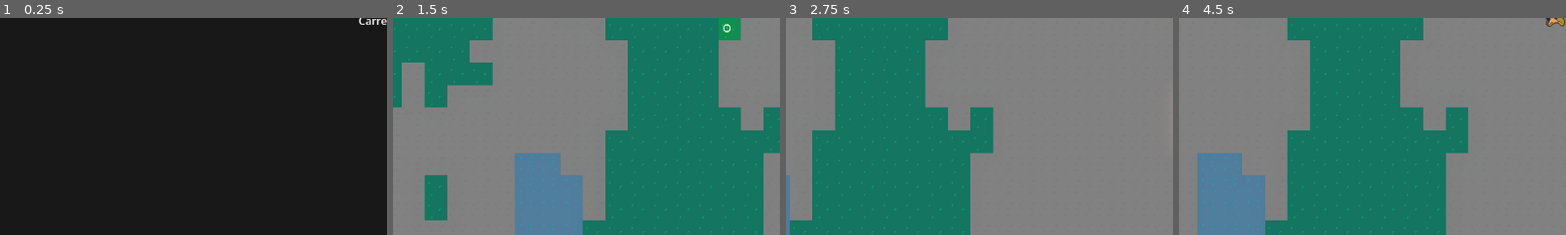
Above: before the commit, frames 1-4 (left to right).
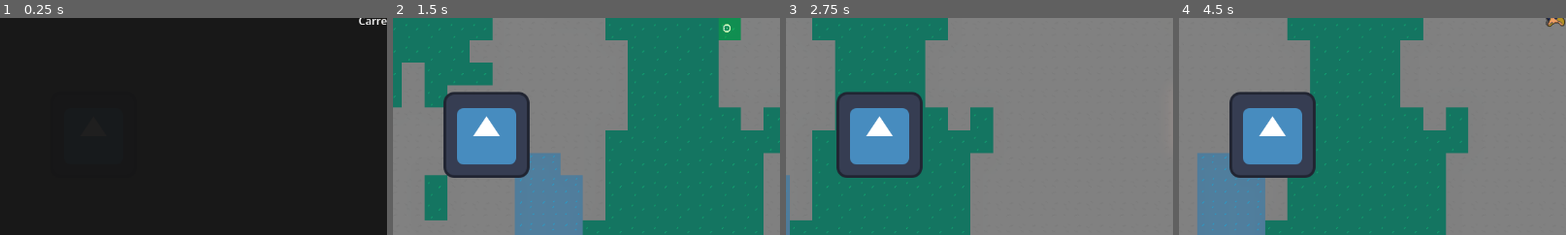
Above: after the commit, the same moments.

Repository: christianfelipesf/Factolyth
Game: Godot game, scene res://scenes/mundo.tscn
Same seed, same stepped clock (60 frames per second), same inputs: the game is played once before the commit and once after it. The engine's default icon, where the game draws it, is replaced by a stand-in: a white triangle on a blue panel in a dark square.
Inputs (mouse positions are % of the whole screen's width and height, from its top left):
- Up to frame 1 (0.25 s): no input
- Up to frame 2 (1.5 s): move the mouse to (72, 45) at 0.52 s; press the mouse at (72, 45) at 0.53 s; hold D (move_right) 0.53-1.25 s; release the mouse at (72, 45) at 1.25 s; drag from (30, 55) to (72, 47) at 1.27 s
- Up to frame 3 (2.75 s): move the mouse to (60, 28) at 2.02 s; hold D (move_right) from 2.03 s (still down); hold Right mouse button (remover_objeto) from 2.03 s (still down); click (60, 28) at 2.17 s
- Up to frame 4 (4.5 s): release D (move_right) at 2.75 s; release Right mouse button (remover_objeto) at 2.75 s; drag from (45, 70) to (20, 35) at 2.77 s; move the mouse to (80, 65) at 3.52 s; press the mouse at (80, 65) at 3.53 s; hold A (move_left) 3.53-4.25 s; release the mouse at (80, 65) at 4.25 s; drag from (20, 35) to (80, 63) at 4.27 s
The pictures show only the part of the screen within x 0-50%, y 50-100%; the shares and areas given below are measured in that part.

The runs differ from the first frame. In frame 2, 8.7% of the frame differs, in the area x 13-36%, y 33-74%; in frame 3, 8.7%; in frame 4, 8.8%.

Commit message:
mouse suport
mouse suport

Diff:
--- a/project.godot
+++ b/project.godot
@@ -99,6 +99,10 @@
 ]
 }
 
+[input_devices]
+
+pointing/emulate_touch_from_mouse=true
+
 [physics]
 
 3d/physics_engine="Jolt Physics"
--- a/scenes/jogador.tscn
+++ b/scenes/jogador.tscn
@@ -23,9 +23,7 @@
 [sub_resource type="CircleShape2D" id="CircleShape2D_lj65x"]
 radius = 13.0
 
-[node name="Jogador" type="Node2D" unique_id=1832973260]
-
-[node name="player" type="CharacterBody2D" parent="." unique_id=1088754334]
+[node name="player" type="CharacterBody2D" unique_id=1088754334]
 z_index = 10
 collision_layer = 2
 collision_mask = 0
@@ -34,29 +32,29 @@
 MAX_ZOOM = 1.4
 ZOOM_STEP = 0.5
 
-[node name="Sprite2D" type="Sprite2D" parent="player" unique_id=101199477]
+[node name="Sprite2D" type="Sprite2D" parent="." unique_id=101199477]
 material = SubResource("ShaderMaterial_lj65x")
 rotation = 1.5707964
 texture = ExtResource("1_vwxko")
 vframes = 2
 
-[node name="CollisionShape2D" type="CollisionShape2D" parent="player" unique_id=1700214607]
+[node name="CollisionShape2D" type="CollisionShape2D" parent="." unique_id=1700214607]
 shape = SubResource("CircleShape2D_uahlj")
 
-[node name="Camera2D" type="Camera2D" parent="player" unique_id=1239451589]
+[node name="Camera2D" type="Camera2D" parent="." unique_id=1239451589]
 position_smoothing_enabled = true
 position_smoothing_speed = 8.0
 
-[node name="Marker2D" type="Marker2D" parent="player" unique_id=1326570300]
+[node name="Marker2D" type="Marker2D" parent="." unique_id=1326570300]
 position = Vector2(88, 61)
 script = ExtResource("5_lj65x")
 
-[node name="Sprite2D" type="Sprite2D" parent="player/Marker2D" unique_id=2143726212]
+[node name="Sprite2D" type="Sprite2D" parent="Marker2D" unique_id=2143726212]
 material = SubResource("ShaderMaterial_32758")
 scale = Vector2(0.4, 0.4)
 texture = ExtResource("6_32758")
 
-[node name="AreaChecagem" type="Area2D" parent="player/Marker2D" unique_id=1193033712]
+[node name="AreaChecagem" type="Area2D" parent="Marker2D" unique_id=1193033712]
 
-[node name="CollisionShape2D" type="CollisionShape2D" parent="player/Marker2D/AreaChecagem" unique_id=274808384]
+[node name="CollisionShape2D" type="CollisionShape2D" parent="Marker2D/AreaChecagem" unique_id=274808384]
 shape = SubResource("CircleShape2D_lj65x")
--- a/scenes/mundo.tscn
+++ b/scenes/mundo.tscn
@@ -2,6 +2,7 @@
 
 [ext_resource type="PackedScene" uid="uid://cp6y5ftt0rtb" path="res://scenes/tilesets.tscn" id="1_wqn8j"]
 [ext_resource type="PackedScene" uid="uid://bemv5lqoxi88n" path="res://scenes/jogador.tscn" id="2_a2ps7"]
+[ext_resource type="PackedScene" uid="uid://bqtyhcvde0fi4" path="res://scenes/playerui.tscn" id="3_0vka0"]
 
 [sub_resource type="Environment" id="Environment_a2ps7"]
 background_mode = 3
@@ -19,3 +20,5 @@
 
 [node name="WorldEnvironment" type="WorldEnvironment" parent="." unique_id=884080138]
 environment = SubResource("Environment_a2ps7")
+
+[node name="Playerui" parent="." unique_id=1646976867 instance=ExtResource("3_0vka0")]
--- /dev/null
+++ b/scenes/playerui.tscn
@@ -0,0 +1,20 @@
+[gd_scene format=3 uid="uid://bqtyhcvde0fi4"]
+
+[ext_resource type="Script" uid="uid://b6p0mqvla7410" path="res://scripts/joygstick.gd" id="1_5vk06"]
+[ext_resource type="Texture2D" uid="uid://o3arr50pkf48" path="res://icon.svg" id="2_ukr85"]
+
+[node name="CanvasLayer" type="CanvasLayer" unique_id=216092279]
+
+[node name="Joystick" type="Control" parent="." unique_id=943145230]
+layout_mode = 3
+anchors_preset = 0
+offset_left = 119.0
+offset_top = 479.0
+offset_right = 159.0
+offset_bottom = 519.0
+script = ExtResource("1_5vk06")
+
+[node name="TouchScreenButton" type="TouchScreenButton" parent="Joystick" unique_id=828656199]
+
+[node name="Sprite2D" type="Sprite2D" parent="Joystick/TouchScreenButton" unique_id=378925084]
+texture = ExtResource("2_ukr85")
--- a/scripts/jogador.gd
+++ b/scripts/jogador.gd
@@ -43,11 +43,20 @@
 	item.tamanho_grid = _extrair_tamanho_grid(cena)
 	_itens_construcao.append(item)
 
+@onready var joystick: Control = get_tree().root.find_child("Joystick", true, false)
+
 func _physics_process(delta: float) -> void:
 	# 1. Movimento e Direção da Nave
 	var input_direction := Vector2.ZERO
+
+	# Primeiro tenta ler o teclado com base no seu Input Map (WASD)
 	input_direction.x = Input.get_axis("move_left", "move_right")
 	input_direction.y = Input.get_axis("move_up", "move_down")
+
+	# Se nenhuma tecla for apertada e o joystick existir, lê o Joystick virtual
+	if input_direction == Vector2.ZERO and joystick:
+		input_direction = joystick.get_velocity()
+
 	input_direction = input_direction.normalized()
 
 	if input_direction != Vector2.ZERO:
@@ -61,7 +70,7 @@
 		var target_angle = velocity.angle()
 		rotation = rotate_toward(rotation, target_angle, ROTATION_SPEED * delta)
 
-	# 2. Suavização do Zoom
+	# 2. Suavização do Zoom (Sua lógica original mantida)
 	var target_zoom = Vector2(target_zoom_value, target_zoom_value)
 	camera.zoom = camera.zoom.lerp(target_zoom, ZOOM_SPEED * delta)
 
--- /dev/null
+++ b/scripts/joygstick.gd
@@ -0,0 +1,49 @@
+extends Control
+
+@onready var knob: Sprite2D = $TouchScreenButton/Sprite2D
+
+var max_distance := 50.0
+var joystick_vector := Vector2.ZERO
+var is_dragging := false
+var _centro := Vector2.ZERO
+
+func _ready() -> void:
+	_centro = size / 2.0
+	knob.position = _centro
+
+func _input(event: InputEvent) -> void:
+	if event is InputEventMouseButton:
+		if event.button_index == MOUSE_BUTTON_LEFT:
+			if event.pressed and _dentro_do_joystick(event.position):
+				is_dragging = true
+			elif not event.pressed:
+				_resetar()
+
+	elif event is InputEventMouseMotion and is_dragging:
+		_arrastar(event.position)
+
+	elif event is InputEventScreenTouch:
+		if event.pressed and _dentro_do_joystick(event.position):
+			is_dragging = true
+		elif not event.pressed:
+			_resetar()
+
+	elif event is InputEventScreenDrag and is_dragging:
+		_arrastar(event.position)
+
+func _dentro_do_joystick(pos: Vector2) -> bool:
+	return (pos - global_position - _centro).length() <= max_distance
+
+func _arrastar(pos: Vector2) -> void:
+	var desloc := pos - global_position - _centro
+	var limitado := desloc.limit_length(max_distance)
+	knob.position = _centro + limitado
+	joystick_vector = limitado / max_distance
+
+func _resetar() -> void:
+	is_dragging = false
+	joystick_vector = Vector2.ZERO
+	knob.position = _centro
+
+func get_velocity() -> Vector2:
+	return joystick_vector
Not shown, added: scripts/joygstick.gd.uid
Not shown, changed: html/Factolyth.html
Not shown, changed: html/Factolyth.pck
